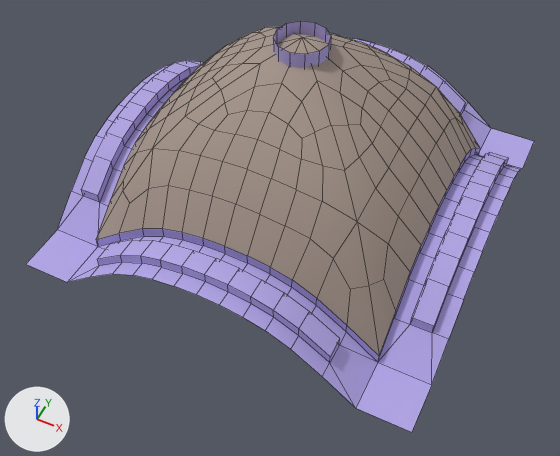
A saved change to the FBX model Magic Library/Assets/Assets/Art/Meshes/ReadingRoom_VaultedCeiling.FBX.
One viewpoint serves both versions: a 50 mm lens placed at (4.76, -10.38, 11.81), pointed at (0.31, -1.48, 0.69). Every picture has the same lights, and +X, +Y and +Z are marked at lower left. Mesh edges are drawn as thin lines. Where no turn or scale is listed for an object, it has been applied to the vertices.

Names of what the first picture shows: 'ReadingRoom_VaultedCeiling'.
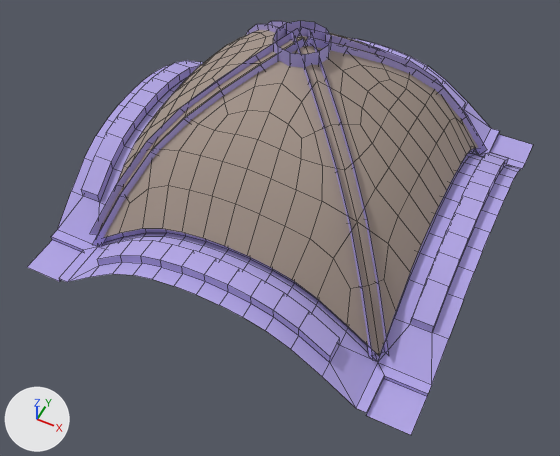
Location of each change, [x1, y1, x2, y2] in pixels of the pictures (560 x 456 px):
'ReadingRoom_VaultedCeiling', reshaped
    before: [26, 21, 534, 432]
    after: [27, 21, 533, 435]
part 1 of me_mesh, added
    after: [90, 29, 305, 246]
part 2 of me_mesh, added
    after: [246, 21, 311, 41]
part 3 of me_mesh, added
    after: [297, 28, 487, 155]
part 4 of me_mesh, added
    after: [293, 33, 389, 360]
part 5 of me_mesh, built on
    before: [26, 128, 534, 432]
    after: [27, 128, 533, 435]

What changed in the scene script:
```text
Change me_mesh:
    used by ob_readingroom_vaultedceiling; location = (0.0, 0.0, 0.0)
    remove me_mesh.from_pydata(...)  # 538 vertices, 516 faces; spans x -4.0..4.0, y -4.0..4.0, z 0.0..4.0
    add me_mesh.from_pydata(...)  # 770 vertices, 700 faces; spans x -4.0..4.0, y -4.0..4.0, z -0.1..4.09
    me_mesh part 1: a new loose piece of 28 vertices spanning x -3.17..0.14, y -3.17..0.14, z 0.15..4.09, in mat_03___default (blue #b2a6e6)
    me_mesh part 2: a new loose piece of 28 vertices spanning x -3.17..0.14, y -0.14..3.17, z 0.15..4.09, in mat_03___default (blue #b2a6e6)
    me_mesh part 3: a new loose piece of 28 vertices spanning x -0.14..3.17, y -0.14..3.17, z 0.15..4.09, in mat_03___default (blue #b2a6e6)
    me_mesh part 4: a new loose piece of 28 vertices spanning x -0.14..3.17, y -3.17..0.14, z 0.15..4.09, in mat_03___default (blue #b2a6e6)
    me_mesh part 5
    4 vertices are removed from x -4.0..4.0, y -4.0..4.0, z 0.0
    52 faces are deleted
    24 vertices are added at x -4.0..3.2, y -4.0..4.0, z -0.1..0.28
    22 new vertices lie (-0.1, 0.0, 0.0) away from vertices in x 3.0, y -2.36..2.36, z 0.53..1.6
    22 new vertices lie (0.0, -0.1, 0.0) away from vertices in x -2.35..2.35, y 3.0, z 0.52..1.59
    22 new vertices lie (0.1, 0.0, 0.0) away from vertices in x -3.0, y -2.36..2.36, z 0.53..1.6
    22 new vertices lie (0.0, 0.1, 0.0) away from vertices in x -2.35..2.35, y -3.0, z 0.52..1.59
    12 new vertices lie (0.8, 0.0, 0.0) away from vertices in x -4.0..3.2, y -4.0..4.0, z -0.1..0.0
    164 new faces join them, mat_03___default (blue #b2a6e6)
```
